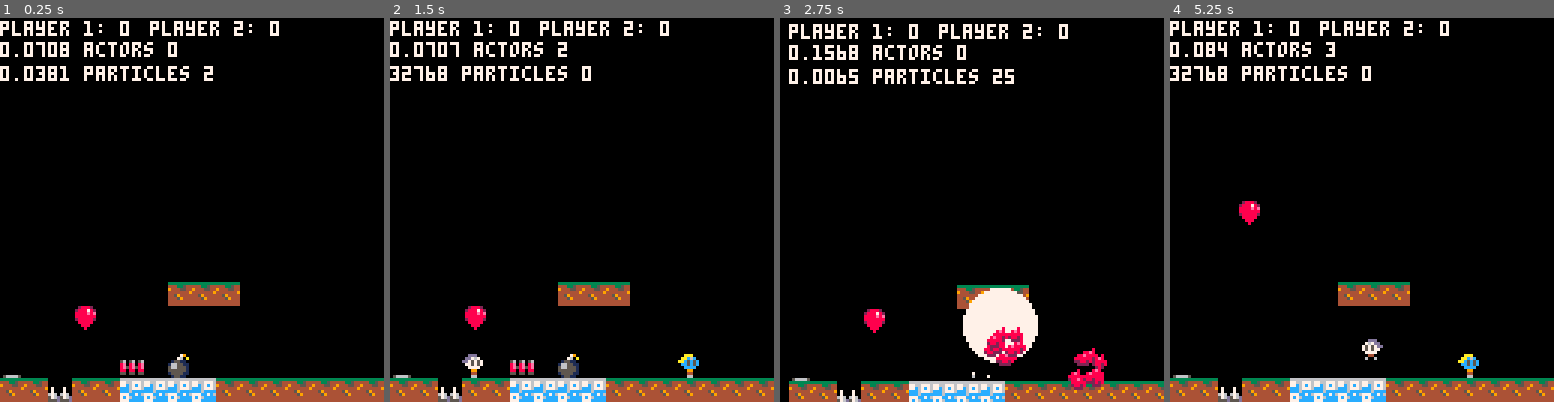
Above: before the commit, frames 1-4 (left to right).
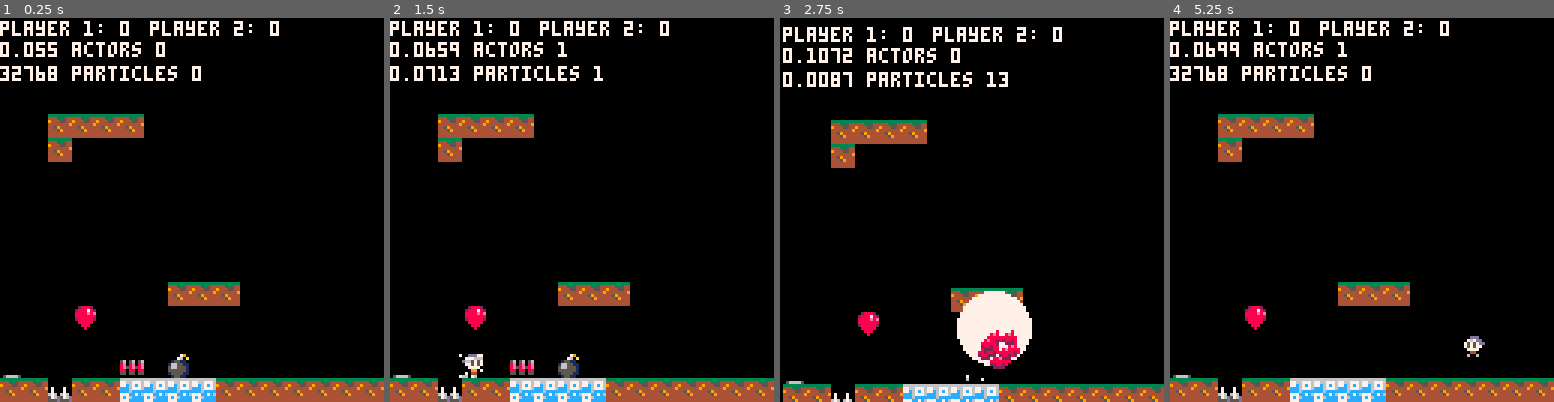
Above: after the commit, the same moments.

Repository: wesen/carts
Game: PICO-8 cartridge games/bump/bump.p8
Two runs of this game, one before a commit and one after it. Both use one fixed random seed, a clock stepped at 60 frames per second and the inputs below.
Inputs:
- Up to frame 1 (0.25 s): no input
- Up to frame 2 (1.5 s): tap X (X key) at 0.33, 1.07 s; tap O (Z key) at 0.7 s
- Up to frame 3 (2.75 s): hold Right 1.6-2.1 s; tap O (Z key) at 1.7, 2.1, 2.5 s; tap X (X key) at 1.85 s; hold Up 2.15-2.42 s; hold Right from 2.47 s (still down)
- Up to frame 4 (5.25 s): tap O (Z key) every 0.4 s from 2.9 to 4.9 s; tap X (X key) at 2.97, 4.08, 5.2 s; release Right at 3.03 s; hold Left 3.08-3.58 s; hold Down 3.63-3.97 s; hold Right 4.02-4.68 s; hold Up 4.73-5.03 s; hold Left from 5.08 s (still down)

The runs differ from the first frame. In frame 1, 3.3% of the frame differs, in the area x 0-56%, y 6-38%; in frame 2, 3.1%; in frame 3, 12%, in the area x 0-100%, y 1-100%; in frame 4, 3.6%.

Commit message:
Check for players joining the game

Diff:
--- a/games/bump/bump.lua
+++ b/games/bump/bump.lua
@@ -81,6 +81,8 @@
 -- x suicide bomber
 -- x invisibility
 -- x bomb
+-- x have players join when pressing action
+-- make player selection screen
 
 -- fades
 -- better kill animations
--- a/games/bump/bump.p8
+++ b/games/bump/bump.p8
@@ -784,8 +784,17 @@
 end
 
 players={}
-
+connected_players={}
 player_cnt=0
+
+function check_for_new_players()
+ for i=0,3 do
+  if (btnp(btn_jump,i) or btnp(btn_action,i)) and connected_players[i]==nil then
+   connected_players[i]=true
+   room:spawn_player(i)
+  end
+ end
+end
 
 cls_player=subclass(cls_actor,function(self,pos,input_port)
  cls_actor._ctr(self,pos)
@@ -816,6 +825,10 @@
  self.is_bullet_time=false
  self.is_dead=false
 end)
+
+function cls_player:update_bbox()
+ cls_actor.update_bbox(self)
+end
 
 function cls_player:smoke(spr,dir)
  return cls_smoke.init(v2(self.x,self.y),spr,dir)
@@ -1000,8 +1013,7 @@
  -- interact with players
  local feet_box=hitbox_to_bbox(self.feet_hitbox,v2(self.x,self.y))
  for player in all(players) do
-  if self!=player and
-  (player.power_up==nil or player.power_up!=spr_power_up_invincibility) then
+  if self!=player and player.power_up_type!=spr_power_up_invincibility then
    local kill_player=false
 
    if self.power_up_type==spr_power_up_invincibility
@@ -1380,7 +1392,6 @@
  local solid=solid_at(self)
  local is_actor,actor=self:is_actor_at(0,0)
  if solid or (is_actor and actor!=self.player) then
-  printh("bomb blast")
   make_blast(self.x,self.y)
   del(actors,self)
  elseif self.is_thrown then
@@ -1503,6 +1514,8 @@
 -- x suicide bomber
 -- x invisibility
 -- x bomb
+-- x have players join when pressing action
+-- make player selection screen
 
 -- fades
 -- better kill animations
@@ -1543,8 +1556,6 @@
 
 function _init()
  room=cls_room.init(v2(32,0),v2(16,16))
- room:spawn_player(p1_input)
- room:spawn_player(p2_input)
 end
 
 function _draw()
@@ -1581,6 +1592,9 @@
 function _update60()
  dt=time()-lasttime
  lasttime=time()
+
+ check_for_new_players()
+
  for a in all(actors) do
   a:update_bbox()
  end
@@ -1799,8 +1813,8 @@
 0000818181810000000000000000000000000000000000000000000000000000000000000000000000000000000000000000000000000000000000000000000000000000000000000000000000000000000000000000000000000000000000000000000000000000000000000000000000000000000000000000000000000000
 0000000000000000000000004000000000000000000000000000000000000000000000000000000000000000000000000000000000000000000000000000000000000000000000000000000000000000000000000000000000000000000000000000000000000000000000000000000000000000000000000000000000000000
 0000420000000000700000004000000000000000000000000000000000000000000000000000000000000000000000000000000000000000000000000000000000000000000000000000000000000000000000000000000000000000000000000000000000000000000000000000000000000000000000000000000000000000
-4141414100000040404000004000000045010000000000000000000000000071000000000000000000000000000000000000000000000000000000000000000000000000000000000000000000000000000000000000000000000000000000000000000000000000000000000000000000000000000000000000000000000000
-0000000000000005000000004000000040402700000000000000000000004040000000000000000000000000000000000000000000000000000000000000000000000000000000000000000000000000000000000000000000000000000000000000000000000000000000000000000000000000000000000000000000000000
+4141414100000040404000004000000045010000000000000000000000000071000040404040000000000000000000000000000000000000000000000000000000000000000000000000000000000000000000000000000000000000000000000000000000000000000000000000000000000000000000000000000000000000
+0000000000000005000000004000000040402700000000000000000000004040000040000000000000000000000000000000000000000000000000000000000000000000000000000000000000000000000000000000000000000000000000000000000000000000000000000000000000000000000000000000000000000000
 0000000000404141000000000000010000404000000000000000400000000000000000000000000000000000000000000000000000000000000000000000000000000000000000000000000000000000000000000000000000000000000000000000000000000000000000000000000000000000000000000000000000000000
 4000000000000000000000414040404000000000002801704200400000000000000000000000000000000000000000000000000000000000000000000000000000000000000000000000000000000000000000000000000000000000000000000000000000000000000000000000000000000000000000000000000000000000
 0000004040000000000000000000000000000000404141414100404040000000000000000000000000000000000000000000000000000000000000000000000000000000000000000000000000000000000000000000000000000000000000000000000000000000000000000000000000000000000000000000000000000000
--- a/games/bump/main.lua
+++ b/games/bump/main.lua
@@ -1,7 +1,5 @@
 function _init()
  room=cls_room.init(v2(32,0),v2(16,16))
- room:spawn_player(p1_input)
- room:spawn_player(p2_input)
 end
 
 function _draw()
@@ -38,6 +36,9 @@
 function _update60()
  dt=time()-lasttime
  lasttime=time()
+
+ check_for_new_players()
+
  for a in all(actors) do
   a:update_bbox()
  end
--- a/games/bump/player.lua
+++ b/games/bump/player.lua
@@ -1,6 +1,15 @@
 players={}
-
+connected_players={}
 player_cnt=0
+
+function check_for_new_players()
+ for i=0,3 do
+  if (btnp(btn_jump,i) or btnp(btn_action,i)) and connected_players[i]==nil then
+   connected_players[i]=true
+   room:spawn_player(i)
+  end
+ end
+end
 
 cls_player=subclass(cls_actor,function(self,pos,input_port)
  cls_actor._ctr(self,pos)
